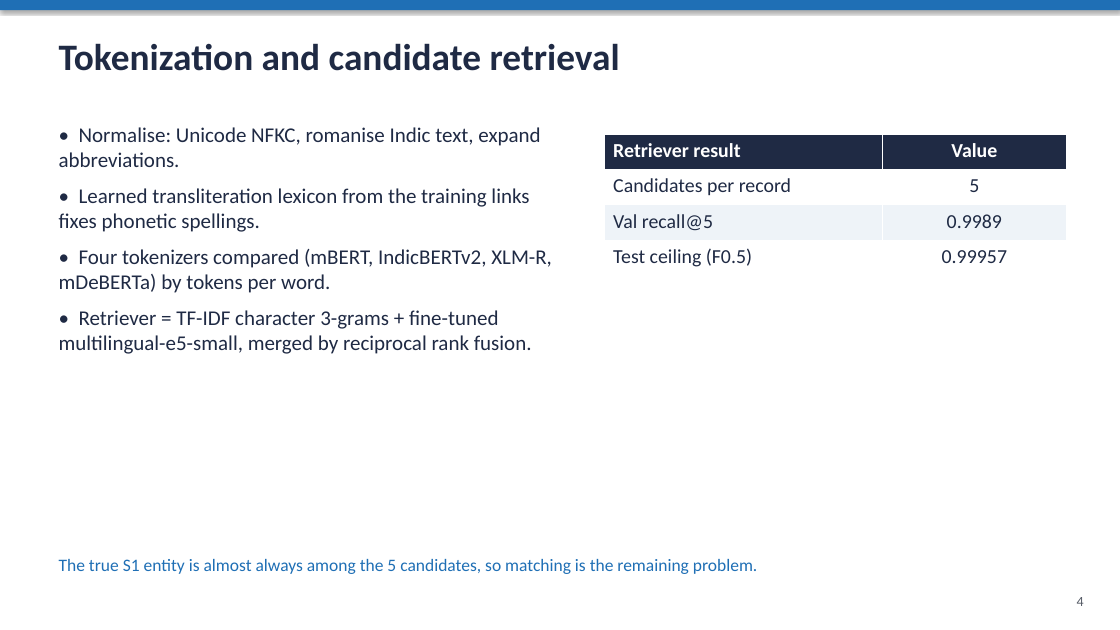
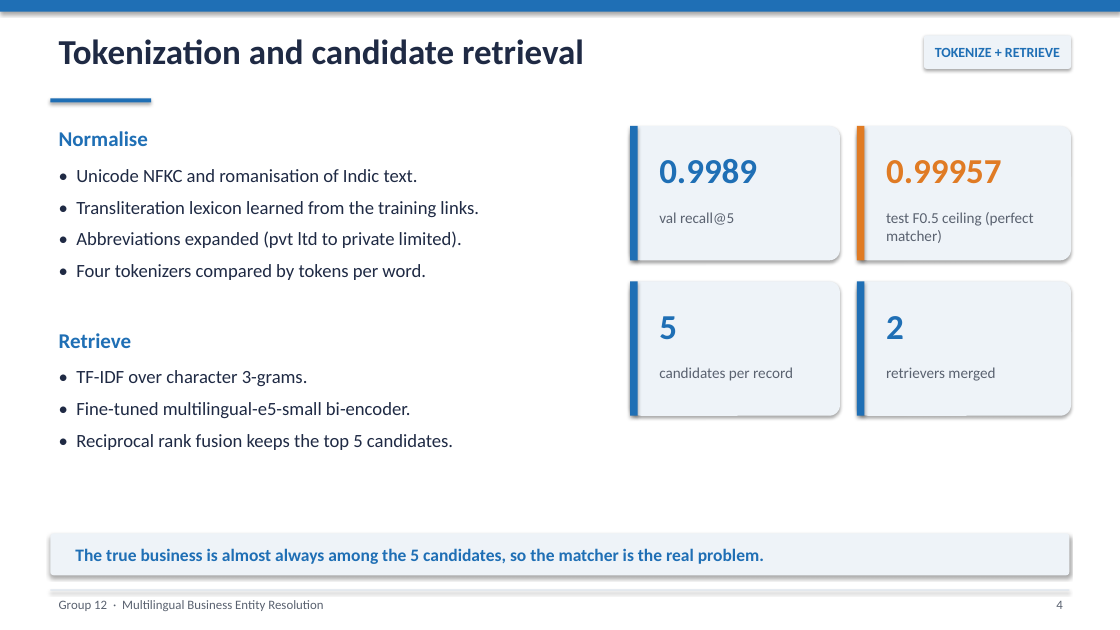
Before and after one commit to Sh3001/NLP_Proj_updated, a slide deck: slide 4 of report/NLP_Project_Group12_Presentation.pptx. Drawn at 1120x630 pixels with LibreOffice and Linux fonts; fonts in the diff are those of the drawing. Boxes give left, top, right and bottom in pixels: in the first picture for what was removed or moved away, otherwise in the second. Text is boxed around its words. In the diff, an @@ line names an element or a change of style, - is before the commit and + after.

```diff
--- a/report/NLP_Project_Group12_Presentation.pptx
+++ b/report/NLP_Project_Group12_Presentation.pptx
@@ text "Tokenization and candidate retrieval" at [59, 39, 584, 65]: size 32 to 30 pt @@
@@ rounded rectangle added at [924, 35, 1071, 69], fill #EEF3F8, 12 pt, text #1F6FB5, bold @@
+TOKENIZE + RETRIEVE
@@ rectangle added at [50, 98, 151, 103], fill #1F6FB5 @@
@@ text added at [59, 131, 148, 146], 18 pt, text #1F6FB5, bold @@
+Normalise
@@ table removed at [605, 134, 1067, 276], 4 rows, 2 columns @@
-Retriever result | Value
-Candidates per record | 5
-Val recall@5 | 0.9989
-Test ceiling (F0.5) | 0.99957
@@ rounded rectangle added at [630, 126, 840, 260], fill #EEF3F8 @@
@@ rectangle added at [630, 126, 638, 260], fill #1F6FB5 @@
@@ rounded rectangle added at [857, 126, 1071, 260], fill #EEF3F8 @@
@@ rectangle added at [857, 126, 865, 260], fill #E07B24 @@
@@ text at [76, 169, 479, 280]: text changed; size 18 to 16 pt @@
-• Normalise: Unicode NFKC, romanise Indic text, expand abbreviations.
-• Learned transliteration lexicon from the training links fixes phonetic spellings.
-• Four tokenizers compared (mBERT, IndicBERTv2, XLM-R, mDeBERTa) by tokens per word.
-• Retriever = TF-IDF character 3-grams + fine-tuned multilingual-e5-small, merged by reciprocal rank fusion.
+• Unicode NFKC and romanisation of Indic text.
+• Transliteration lexicon learned from the training links.
+• Abbreviations expanded (pvt ltd to private limited).
+• Four tokenizers compared by tokens per word.
@@ text added at [659, 159, 757, 184], 30 pt, text #1F6FB5, bold @@
+0.9989
@@ text added at [886, 160, 1002, 184], 30 pt, text #E07B24, bold @@
+0.99957
@@ text added at [659, 212, 734, 225], 13 pt, text #5A6270 @@
+val recall@5
@@ text added at [886, 212, 1034, 243], 13 pt, text #5A6270 @@
+test F0.5 ceiling (perfect matcher)
@@ rounded rectangle added at [630, 281, 840, 416], fill #EEF3F8 @@
@@ rectangle added at [630, 281, 638, 416], fill #1F6FB5 @@
@@ rounded rectangle added at [857, 281, 1071, 416], fill #EEF3F8 @@
@@ rectangle added at [857, 281, 865, 416], fill #1F6FB5 @@
@@ text added at [659, 316, 677, 339], 30 pt, text #1F6FB5, bold @@
+5
@@ text added at [886, 316, 904, 339], 30 pt, text #1F6FB5, bold @@
+2
@@ text added at [59, 333, 132, 348], 18 pt, text #1F6FB5, bold @@
+Retrieve
@@ text added at [76, 370, 453, 450], 16 pt, text #1F2A44 @@
+• TF-IDF over character 3-grams.
+• Fine-tuned multilingual-e5-small bi-encoder.
+• Reciprocal rank fusion keeps the top 5 candidates.
@@ text added at [659, 367, 793, 381], 13 pt, text #5A6270 @@
+candidates per record
@@ text added at [886, 367, 995, 381], 13 pt, text #5A6270 @@
+retrievers merged
@@ rounded rectangle added at [50, 534, 1070, 576], fill #EEF3F8 @@
@@ text "The true business is almost ..." at [75, 548, 764, 564]: vertical alignment top to middle @@
@@ text at [75, 548, 764, 564]: text changed; bold on @@
-The true S1 entity is almost always among the 5 candidates, so matching is the remaining problem.
+The true business is almost always among the 5 candidates, so the matcher is the real problem.
@@ rectangle added at [50, 590, 1070, 591], fill #C9D6E6 @@
@@ text "4": place and size @@
-text "4" at [1077, 597, 1084, 606]
+text "4" at [1056, 601, 1062, 609]
@@ text "4" at [1056, 601, 1062, 609]: size 12 to 11 pt, text colour #555B66 to #5A6270 @@
@@ text added at [59, 600, 323, 611], 11 pt, text #5A6270 @@
+Group 12 · Multilingual Business Entity Resolution
```
Also in this commit, not shown: 9 other slides changed.
